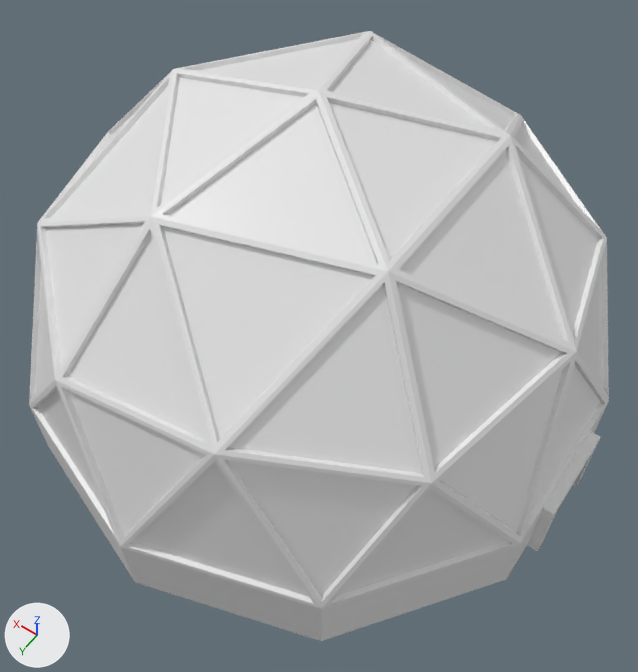
The FBX model Assets/Art/Models/Farm.fbx, before and after one commit.
One viewpoint serves both versions: a 50 mm lens placed at (-1.12, 1.57, 2.69), pointed at (-0.12, 0.16, 0.48). Every picture has the same lights, and +X, +Y and +Z are marked at lower left. Where no turn or scale is listed for an object, it has been applied to the vertices.
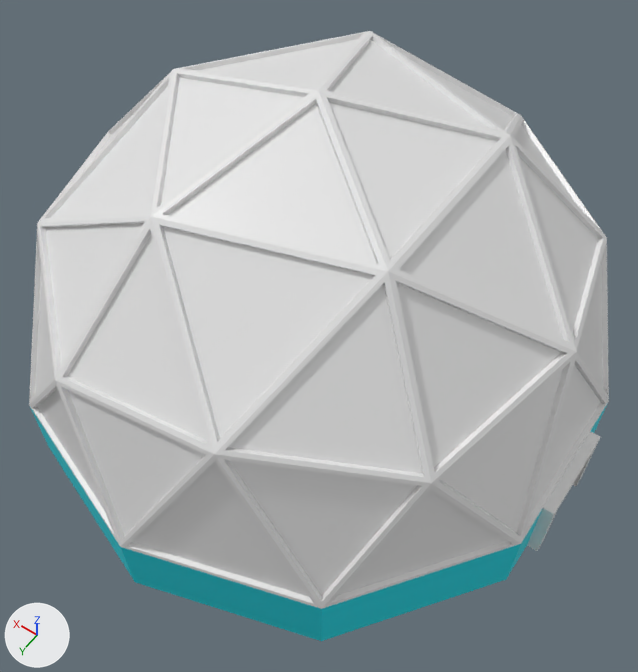
Diff of the bpy script that builds the scene:
```diff
--- a/Assets/Art/Models/Farm.fbx.py
+++ b/Assets/Art/Models/Farm.fbx.py
@@ mat_material_006 @@
+mat_material_006 = principled_material('Material.006')
+mat_material_006.base_color = (0.0, 0.694, 0.8)  # cyan #00d9e7
@@ me_icosphere @@
 me_icosphere.from_pydata(...)  # 292 vertices, 305 faces; spans x -0.99..0.95, y -1.0..1.0, z 0.0..1.26
 # used by ob_icosphere; location = (0.0, 0.0, 0.0)
+# me_icosphere part 1: all 11 faces centred in x -0.95..0.95, y -0.9..0.9, z 0.13 switch from mat_material_001 (white #e7e7e7) to mat_material_006 (cyan #00d9e7)
 me_icosphere.materials.append(mat_material_002)
```

Location of each change, (x1, y1, x2, y2) in pixels of the pictures (638 x 672 px):
part 1 of me_icosphere, recoloured (white to cyan): (30, 403, 608, 641) in both
